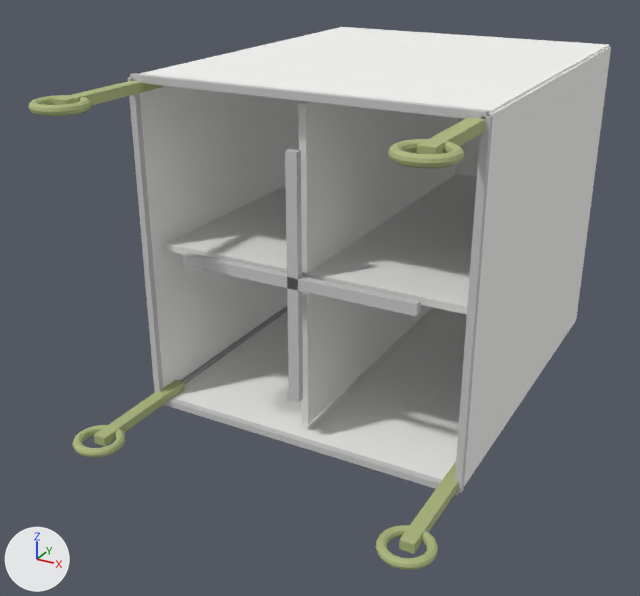
Two versions of the glTF model frontend/dist/models/bolson_compartimentado_fibc.glb, one commit apart.
Both versions are drawn from a 50 mm lens placed at (1.01, -2.809, 0.828), pointed at (-0.074, -0.838, -0.158). The axes (+X, +Y, +Z) are drawn at lower left. The lights are the same throughout. The picture after the commit comes second. Where no turn or scale is listed for an object, it has been applied to the vertices.

In view in the first picture: 'back_shell', 'front_shell', 'internal_partition_x', 'internal_partition_y', 'left_shell', 'right_shell', 'top_back_rim', 'top_cross_x', 'top_cross_y', 'top_front_rim', 'top_left_rim', 'top_right_rim' and 10 more.
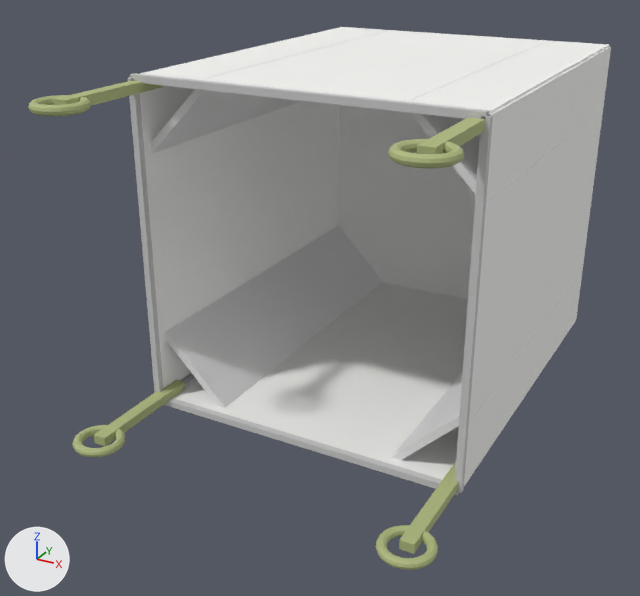
What the commit changed:
Mesh me_internal_partition_corners is new.
It has 32 vertices, 48 faces and spans x -0.457..0.457, y -1.06..-0.02, z -0.457..0.457.
Object 'internal_partition_x' (ob_internal_partition_x) is deleted.
Object 'internal_partition_y' (ob_internal_partition_y) is deleted.
Object 'top_cross_x' (ob_top_cross_x) is deleted.
Object 'top_cross_y' (ob_top_cross_y) is deleted.
Object 'internal_partition_corners' (ob_internal_partition_corners) is new; it shows me_internal_partition_corners.
Its location is (0.0, 0.0, 0.0).

Location of each change, [x1, y1, x2, y2] in pixels of the pictures (640 x 596 px):
'internal_partition_corners', added
    after: [151, 30, 602, 460]
'internal_partition_x', deleted
    before: [298, 101, 459, 425]
'internal_partition_y', deleted
    before: [166, 174, 477, 315]
'top_cross_y', deleted
    before: [285, 149, 303, 402]
'top_cross_x', deleted
    before: [183, 252, 421, 317]
'bottom', unchanged, uncovered by the edit
    before: [456, 118, 480, 177]
    after: [338, 105, 475, 299]
